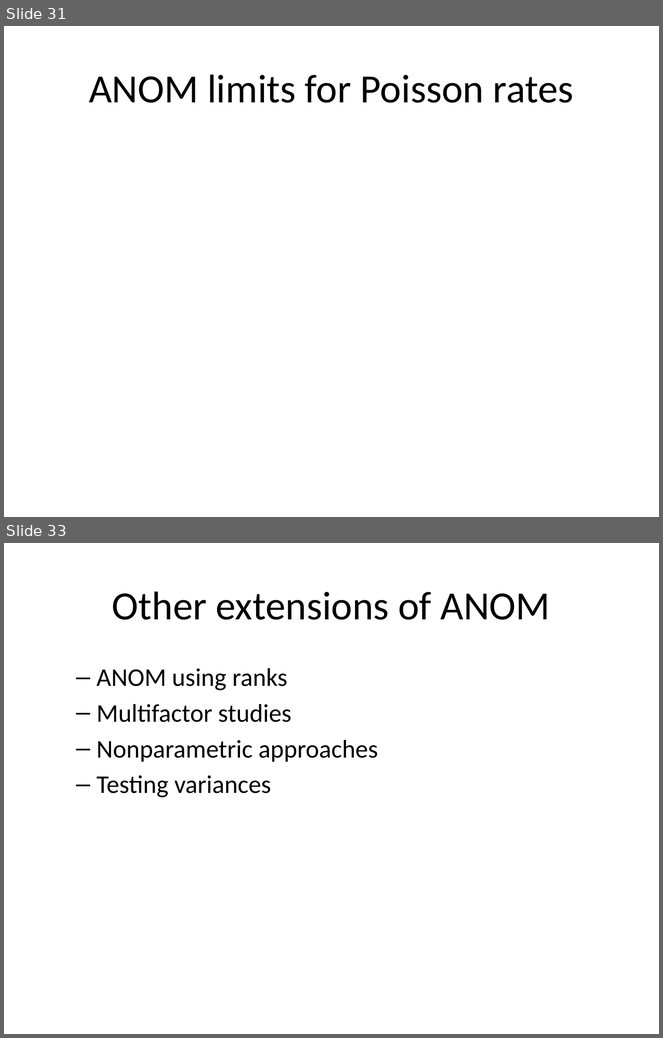
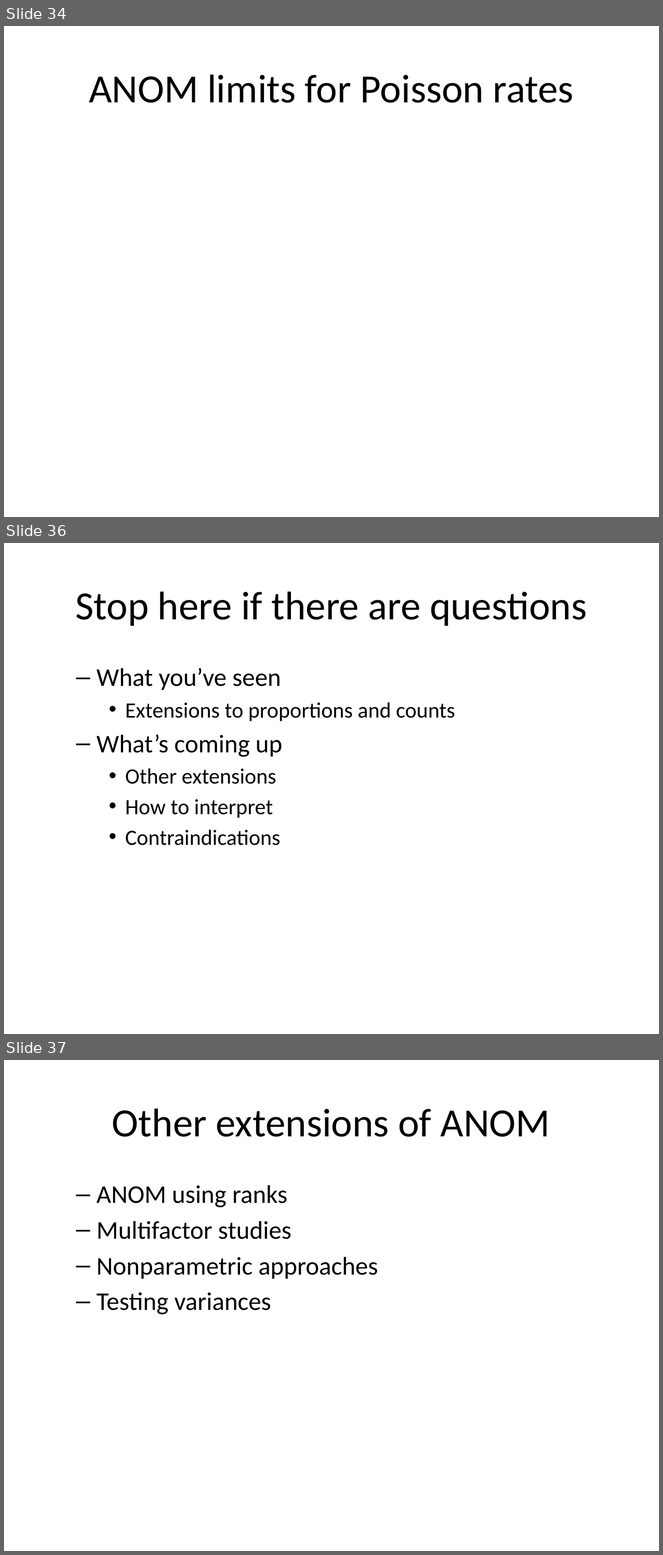
Before and after one commit to pmean/papers-and-presentations, a slide deck: anom/anom-talk.pptx. Shown one above the other, each under a label of ours: slides 31 and 33 before the commit, slides 34, 36 and 37 after it; the slides between them are not shown. The pictures are 663x1038 and 663x1555 pixels, drawn with LibreOffice and Linux fonts; fonts in the diff are those of the drawing. Boxes give left, top, right and bottom in pixels: in the first picture for what was removed or moved away, otherwise in the second. Text is boxed around its words. In the diff, an @@ line names an element or a change of style, - is before the commit and + after.

```diff
--- a/anom/anom-talk.pptx
+++ b/anom/anom-talk.pptx
@@ slide 36 added at [4, 543, 659, 1034], background #FFFFFF @@
@@ title added at [75, 591, 587, 626], 44 pt, text #000000 @@
+Stop here if there are questions
@@ text added at [97, 668, 455, 846], 24 pt, text #000000 @@
+  – What you’ve seen
+    • Extensions to proportions and counts
+  – What’s coming up
+    • Other extensions
+    • How to interpret
+    • Contraindications
@@ what was slide 31 is now slide 34 @@
@@ what was slide 33 is now slide 37 @@
```
Also in this commit, not shown: 3 slides changed, 5 other slides added, 2 slides removed, 15 other files.
